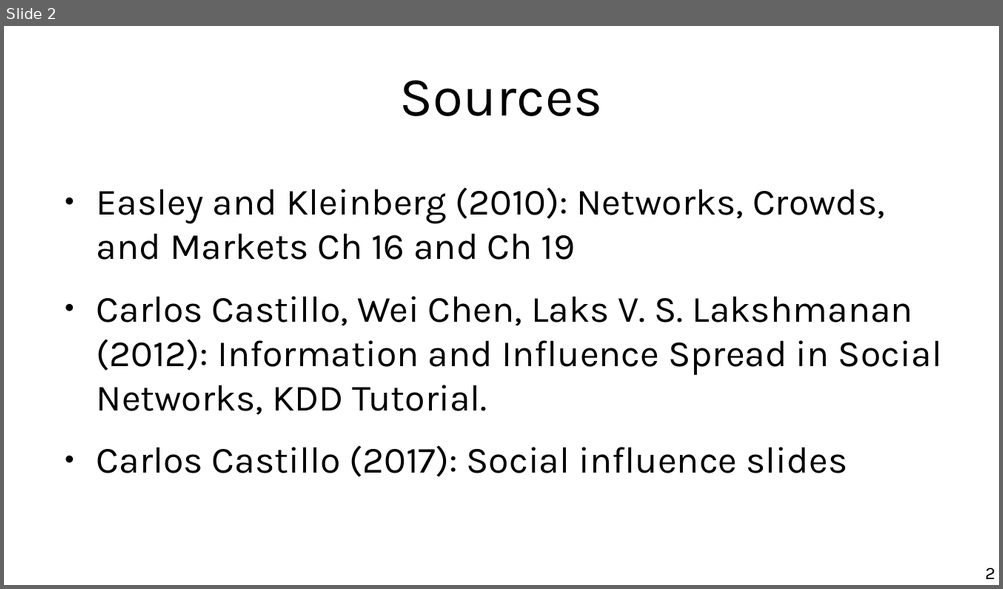
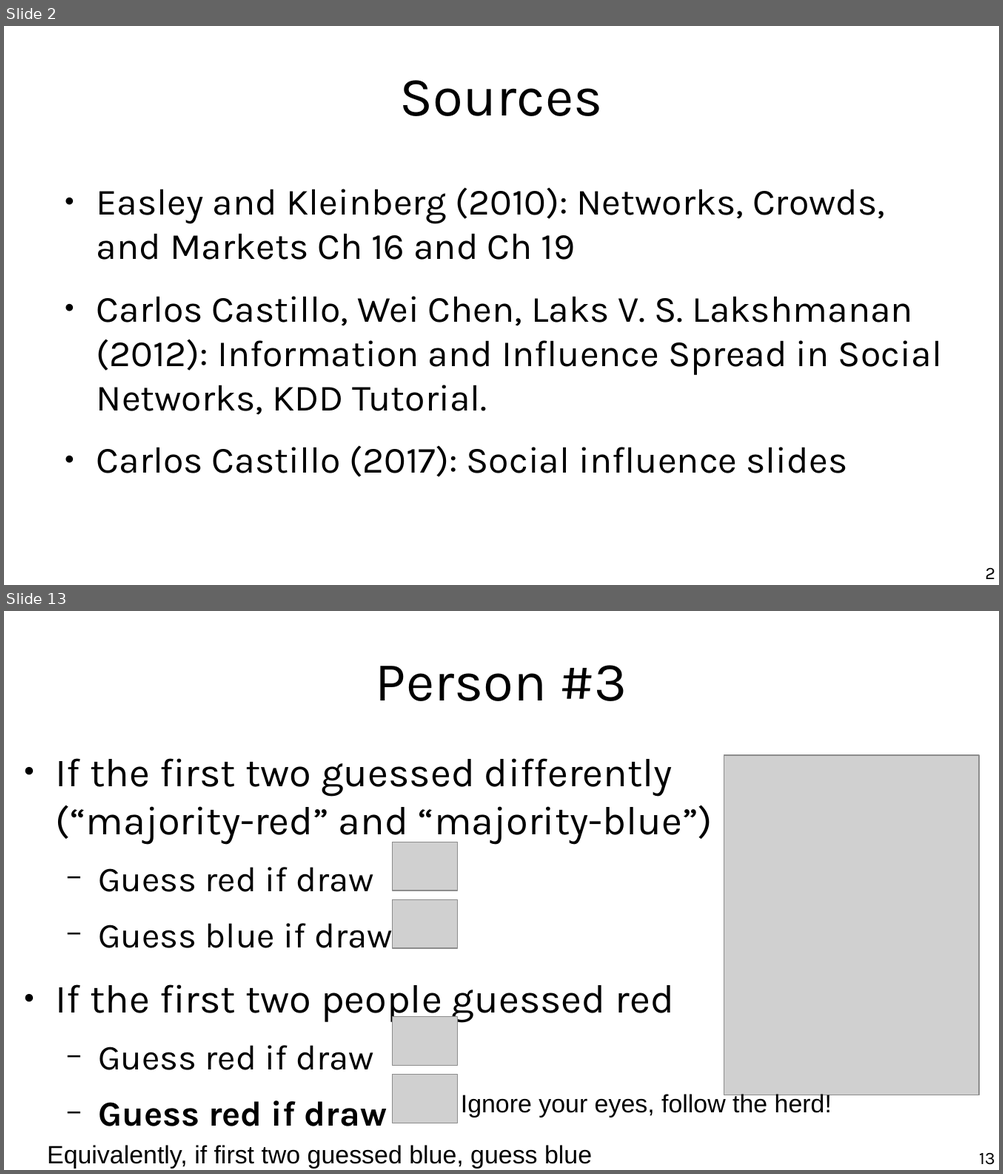
Before and after one commit to chatox/networks-science-course, a slide deck: theory/tt17_spreading_phenomena.odp. Shown one above the other, each under a label of ours: slide 2 before the commit, slides 2 and 13 after it; the slides between them are not shown. The pictures are 1003x589 and 1003x1174 pixels, drawn with LibreOffice and Linux fonts; fonts in the diff are those of the drawing; grey boxes stand for pictures. Boxes give left, top, right and bottom in pixels: in the first picture for what was removed or moved away, otherwise in the second. Text is boxed around its words. In the diff, an @@ line names an element or a change of style, - is before the commit and + after.

```diff
--- a/theory/tt17_spreading_phenomena.odp
+++ b/theory/tt17_spreading_phenomena.odp
@@ slide 13 added at [4,611,999,1170], background #FFFFFF @@
@@ title added at [375,665,627,701], 44 pt, text #000000 @@
+Person #3
@@ text added at [56,758,712,1127], 32 pt, text #000000 @@
+● If the first two guessed differently (“majority-red” and “majority-blue”)
+  − Guess red if draw
+  − Guess blue if draw
+● If the first two people guessed red
+  − Guess red if draw
+  − Guess red if draw
@@ picture added at [724,755,979,1096] @@
@@ picture added at [392,842,457,891] @@
@@ picture added at [392,900,457,948] @@
@@ picture added at [392,1017,457,1066] @@
@@ picture added at [392,1075,457,1124] @@
@@ text added at [461,1093,831,1118], 20 pt, text #000000 @@
+Ignore your eyes, follow the herd!
@@ text added at [47,1145,592,1168], 20 pt, text #000000 @@
+Equivalently, if first two guessed blue, guess blue
@@ page number added at [979,1153,995,1165], 14 pt, text #000000 @@
+13
```
Also in this commit, not shown: 16 other slides added, 2 slides removed.
